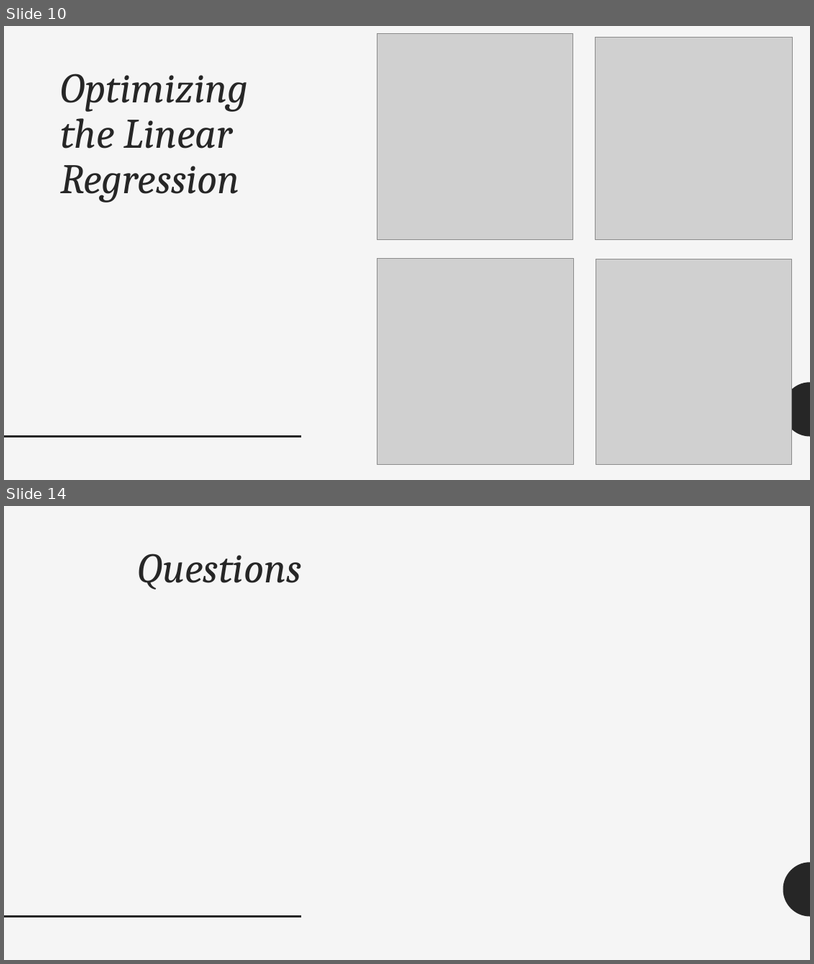
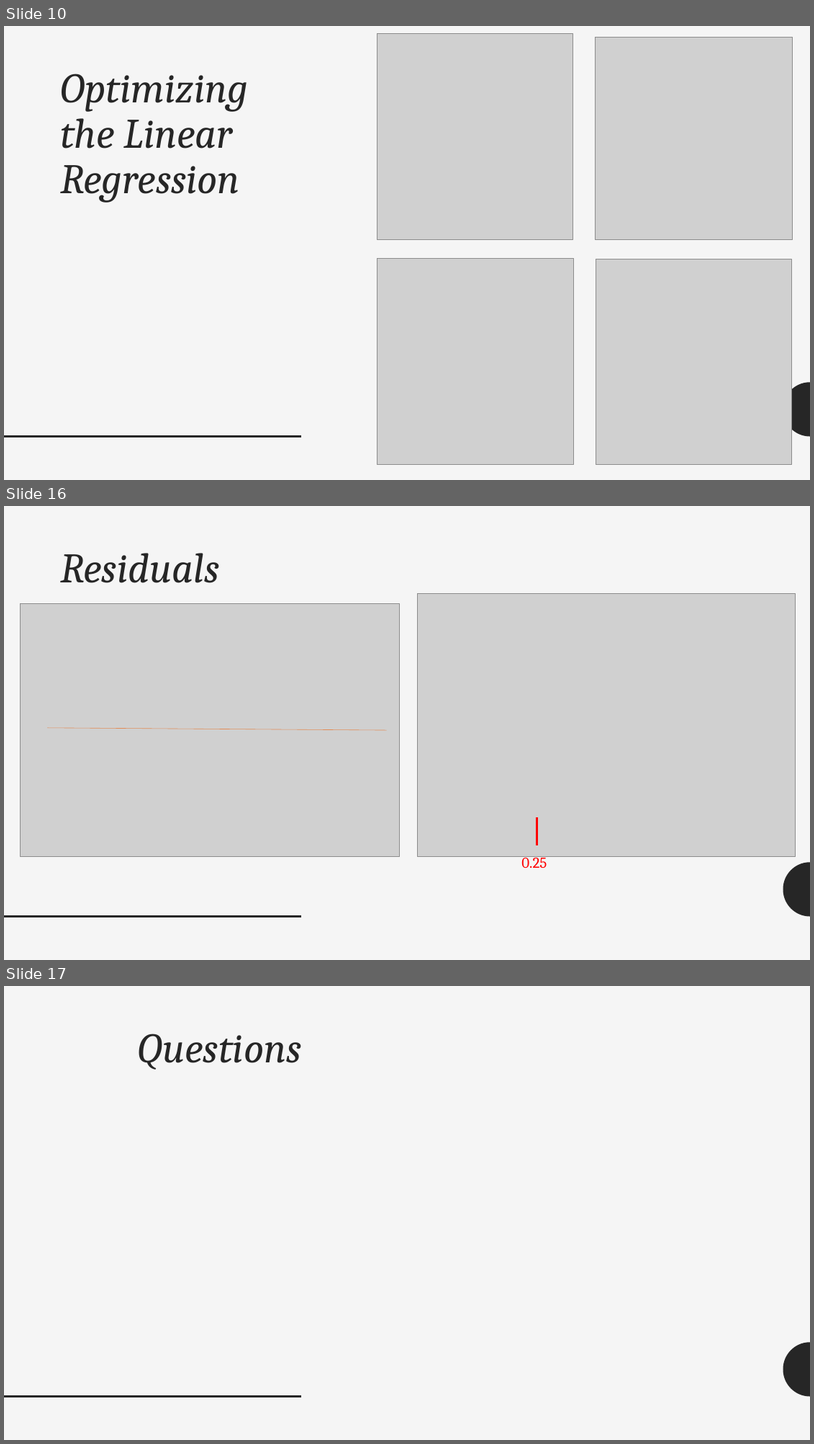
Before and after one commit to kpuryear/Puryear_Metis, a slide deck: Project2/Project2_Powerpoint.pptx. Shown one above the other, each under a label of ours: slides 10 and 14 before the commit, slides 10, 16 and 17 after it; the slides between them are not shown. The pictures are 814x964 and 814x1444 pixels, drawn with LibreOffice and Linux fonts; fonts in the diff are those of the drawing; grey boxes stand for pictures. Boxes give left, top, right and bottom in pixels: in the first picture for what was removed or moved away, otherwise in the second. Text is boxed around its words. In the diff, an @@ line names an element or a change of style, - is before the commit and + after.

```diff
--- a/Project2/Project2_Powerpoint.pptx
+++ b/Project2/Project2_Powerpoint.pptx
@@ slide 16 added at (4,506,810,960), background #F5F5F5; not listed: 2 template elements that a slide beside it also shows @@
@@ title added at (60,553,219,583), 50 pt, text #262626, italic @@
+Residuals
@@ picture added at (21,603,400,856) @@
@@ picture added at (418,593,796,856) @@
@@ line added from (47, 728) to (387, 730), #E28B55 0.5 pt @@
@@ line added from (537, 817) to (537, 845), #FF0000 2.25 pt @@
@@ text added at (522,856,547,867), 18 pt, text #FF0000 @@
+0.25
@@ what was slide 14 is now slide 17 @@
```
Also in this commit, not shown: 2 slides changed, 4 other slides added, 2 slides removed, 3 other files.
